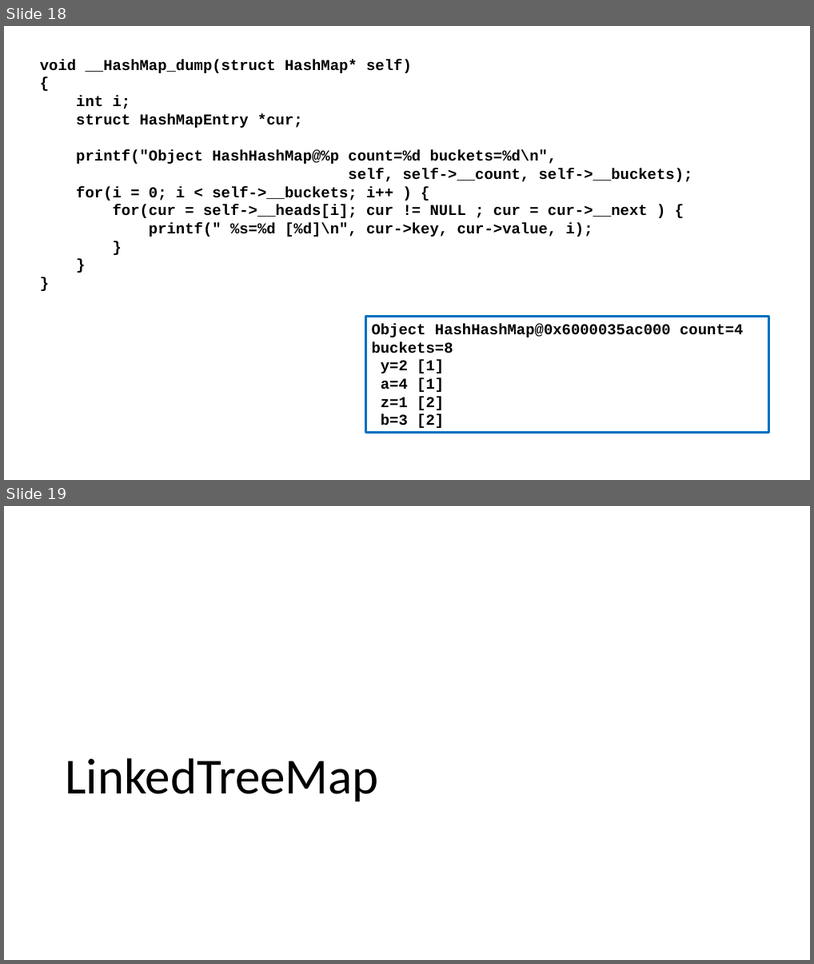
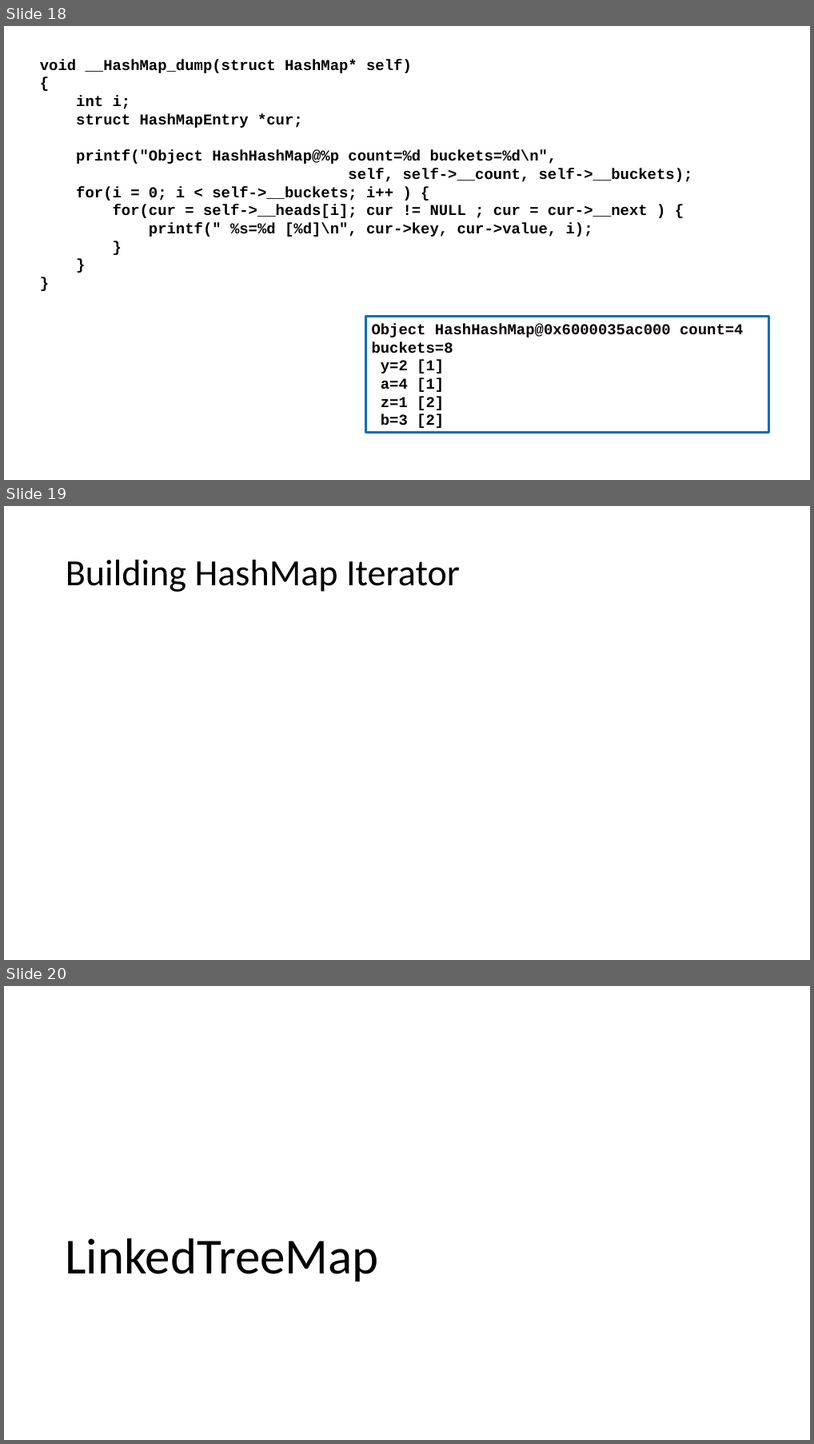
Before and after one commit to csev/cc4e, a slide deck: lectures/CC-05-Trees-Hash.pptx. Shown one above the other, each under a label of ours: slides 18 and 19 before the commit, slides 18, 19 and 20 after it. The pictures are 814x964 and 814x1444 pixels, drawn with LibreOffice and Linux fonts; fonts in the diff are those of the drawing. Boxes give left, top, right and bottom in pixels: in the first picture for what was removed or moved away, otherwise in the second. Text is boxed around its words. In the diff, an @@ line names an element or a change of style, - is before the commit and + after.

```diff
--- a/lectures/CC-05-Trees-Hash.pptx
+++ b/lectures/CC-05-Trees-Hash.pptx
@@ slide 19 added at [4,506,810,960], background #FFFFFF @@
@@ title added at [66,560,460,592], 44 pt, text #000000 @@
+Building HashMap Iterator
@@ what was slide 19 is now slide 20 @@
```
Also in this commit, not shown: 2 other files.
